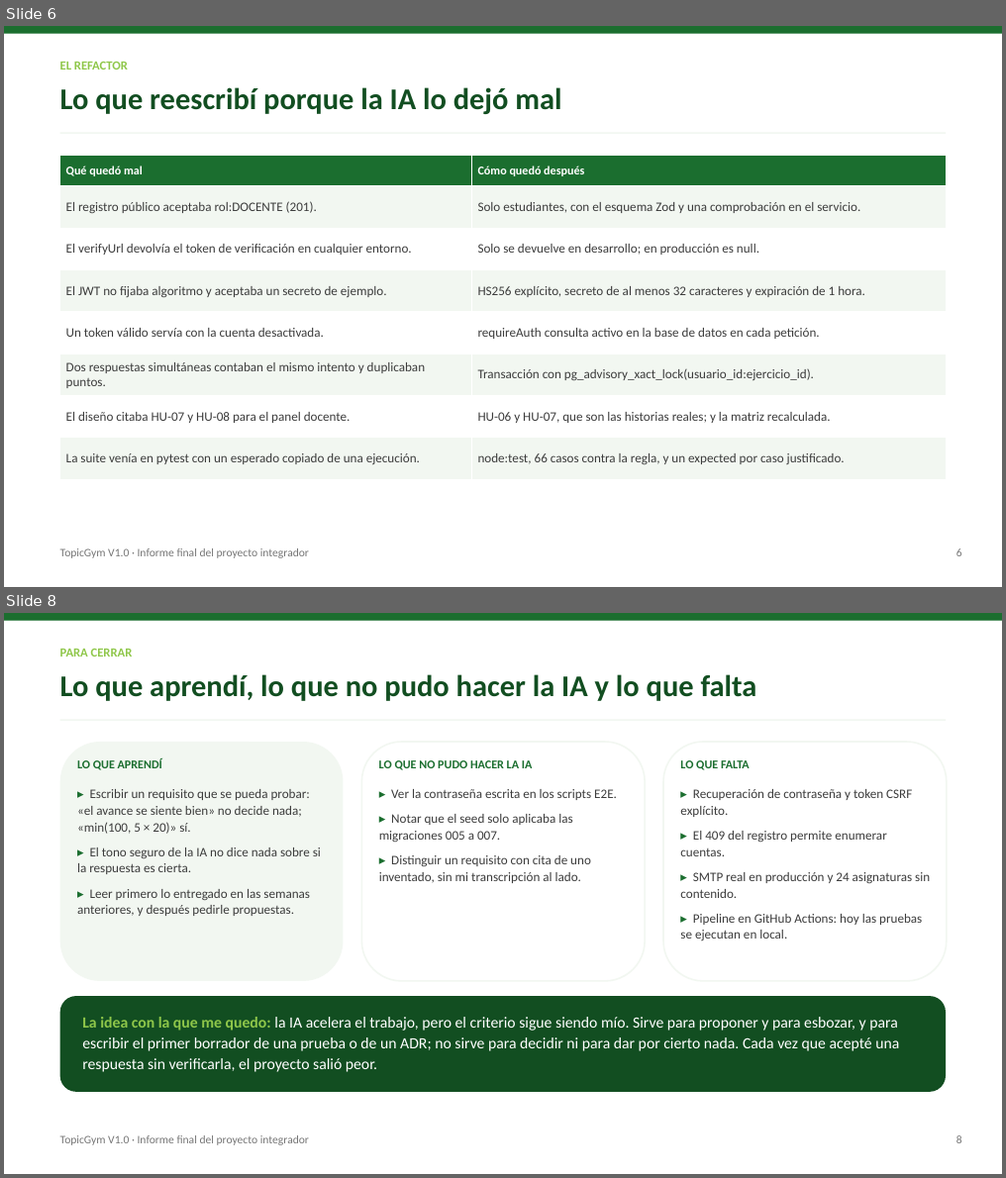
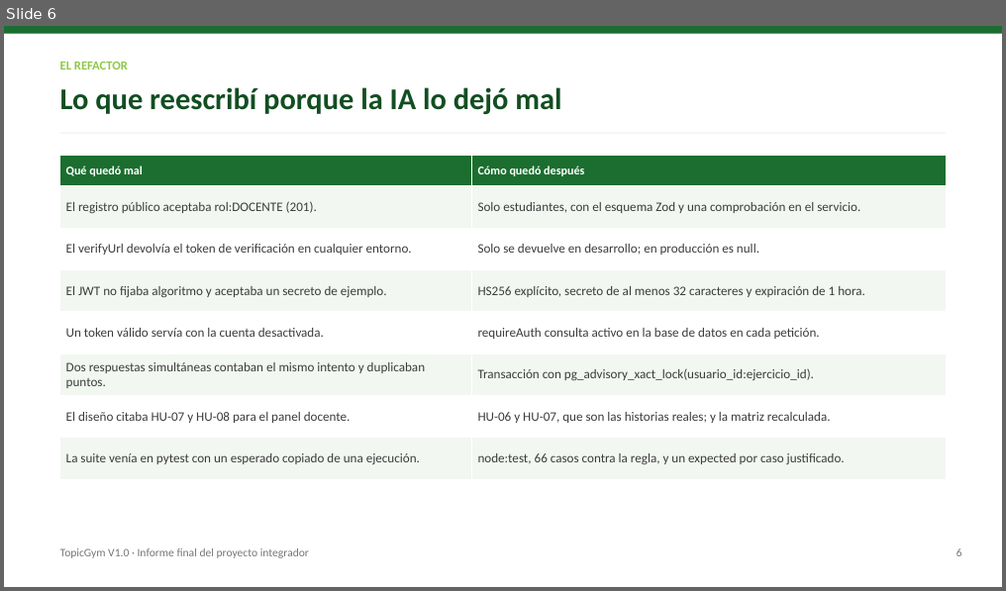
Before and after one commit to MaNDress78/14-11-2026, a slide deck: documentos/semana8/TopicGym_sustentacion_informe_final.pptx. Shown one above the other, each under a label of ours: slides 6 and 8 before the commit, slide 6 after it; the slides between them are not shown. The pictures are 1006x1178 and 1006x591 pixels, drawn with LibreOffice and Linux fonts; fonts in the diff are those of the drawing. Boxes give left, top, right and bottom in pixels: in the first picture for what was removed or moved away, otherwise in the second. Text is boxed around its words. In the diff, an @@ line names an element or a change of style, - is before the commit and + after.

```diff
--- a/documentos/semana8/TopicGym_sustentacion_informe_final.pptx
+++ b/documentos/semana8/TopicGym_sustentacion_informe_final.pptx
@@ slide 8 removed at (4,613,1002,1174), background #FFFFFF @@
@@ rounded rectangle removed at (4,613,1002,621) @@
@@ text removed at (60,648,133,657) @@
-PARA CERRAR
@@ text removed at (60,674,757,701) @@
-Lo que aprendí, lo que no pudo hacer la IA y lo que falta
@@ rounded rectangle removed at (60,719,945,721) @@
@@ rounded rectangle removed at (60,742,344,981) @@
@@ text removed at (77,759,162,770) @@
-LO QUE APRENDÍ
@@ rounded rectangle removed at (361,742,645,981) @@
@@ text removed at (379,761,533,770) @@
-LO QUE NO PUDO HACER LA IA
@@ rounded rectangle removed at (663,742,946,981) @@
@@ text removed at (680,761,749,770) @@
-LO QUE FALTA
@@ text removed at (77,789,321,916) @@
-▸ Escribir un requisito que se pueda probar: «el avance se siente bien» no decide nada; «min(100, 5 × 20)» sí.
-▸ El tono seguro de la IA no dice nada sobre si la respuesta es cierta.
-▸ Leer primero lo entregado en las semanas anteriores, y después pedirle propuestas.
@@ text removed at (379,789,617,883) @@
-▸ Ver la contraseña escrita en los scripts E2E.
-▸ Notar que el seed solo aplicaba las migraciones 005 a 007.
-▸ Distinguir un requisito con cita de uno inventado, sin mi transcripción al lado.
@@ text removed at (680,789,930,941) @@
-▸ Recuperación de contraseña y token CSRF explícito.
-▸ El 409 del registro permite enumerar cuentas.
-▸ SMTP real en producción y 24 asignaturas sin contenido.
-▸ Pipeline en GitHub Actions: hoy las pruebas se ejecutan en local.
@@ rounded rectangle removed at (60,996,945,1092) @@
@@ text removed at (82,1017,899,1072) @@
-La idea con la que me quedo: la IA acelera el trabajo, pero el criterio sigue siendo mío. Sirve para proponer y para esbozar, y para escribir el primer borrador de una prueba o de un ADR; no sirve para decidir ni para dar por cierto nada. Cada vez que acepté una respuesta sin verificarla, el proyecto salió peor.
@@ text removed at (60,1136,309,1146) @@
-TopicGym V1.0 · Informe final del proyecto integrador
@@ text removed at (956,1136,962,1144) @@
-8
```
Also in this commit, not shown: 3 slides changed, 2 slides added, 1 other slide removed, 1 other file.
